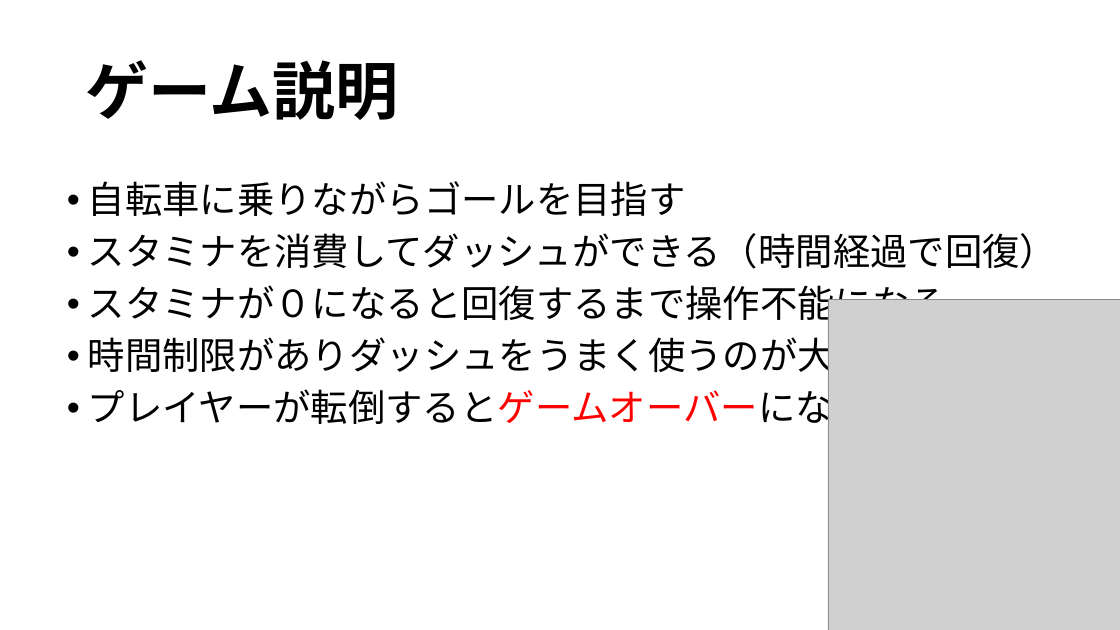
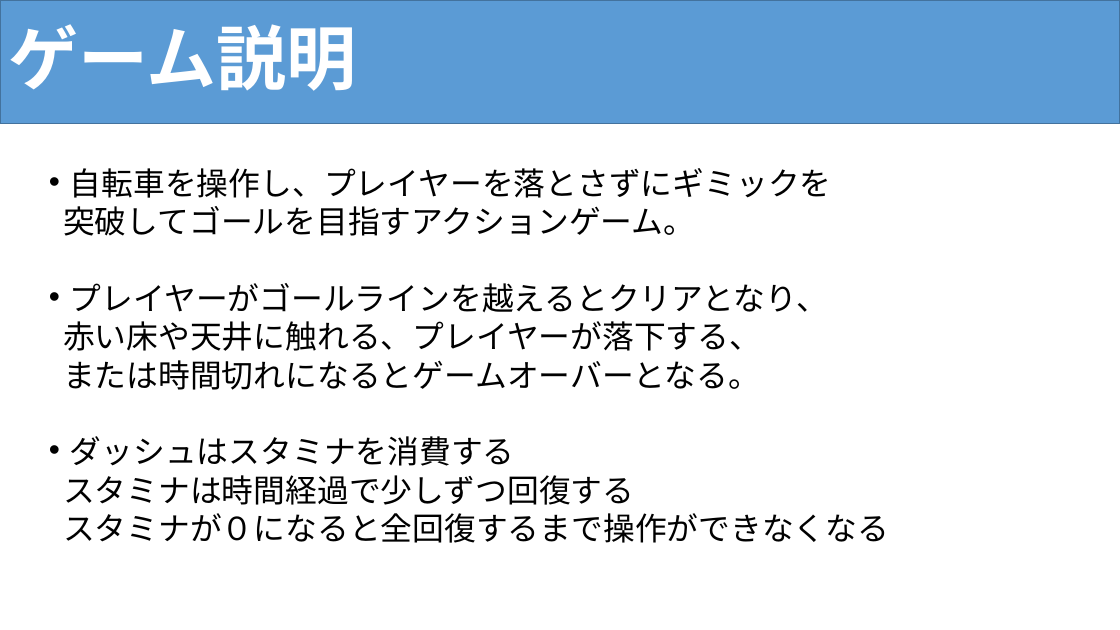
Before and after one commit to kawasakiryota1646/kawanishi, a slide deck: slide 4 of 爆チャリ.pptx (slide 3 before the commit). Drawn at 1120x630 pixels with LibreOffice and Linux fonts; fonts in the diff are those of the drawing; grey boxes stand for pictures. Boxes give left, top, right and bottom in pixels: in the first picture for what was removed or moved away, otherwise in the second. Text is boxed around its words. In the diff, an @@ line names an element or a change of style, - is before the commit and + after.

```diff
--- a/爆チャリ.pptx
+++ b/爆チャリ.pptx
@@ title "ゲーム説明": place and size @@
-title "ゲーム説明" at <box>85,60,398,120</box>
+title "ゲーム説明" at <box>0,0,1120,124</box>
@@ title "ゲーム説明" at <box>0,0,1120,124</box>: size 54 to 60 pt, font Noto Sans CJK JP to Arial, text colour #000000 to #FFFFFF; fill none to #5B9BD5; outline none to #43739E 1 pt @@
@@ text at <box>63,168,889,543</box>: text changed; size 32 to 27.2 pt @@
-• 自転車に乗りながらゴールを目指す
-• スタミナを消費してダッシュができる（時間経過で回復）
-• スタミナが０になると回復するまで操作不能になる
-• 時間制限がありダッシュをうまく使うのが大切
-• プレイヤーが転倒するとゲームオーバーになる
+• 自転車を操作し、プレイヤーを落とさずにギミックを
+突破してゴールを目指すアクションゲーム。
+• プレイヤーがゴールラインを越えるとクリアとなり、
+赤い床や天井に触れる、プレイヤーが落下する、
+または時間切れになるとゲームオーバーとなる。
+• ダッシュはスタミナを消費する
+スタミナは時間経過で少しずつ回復する
+スタミナが０になると全回復するまで操作ができなくなる
@@ picture removed at <box>828,299,1120,630</box> @@
```
Also in this commit, not shown: 2 other slides changed, 2 slides added.
